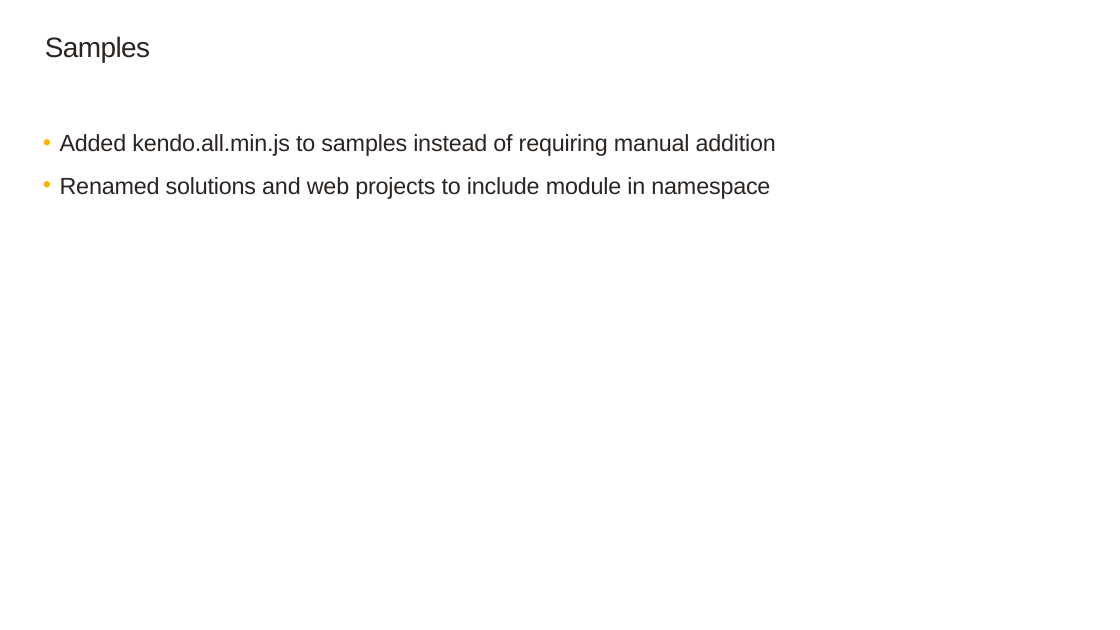
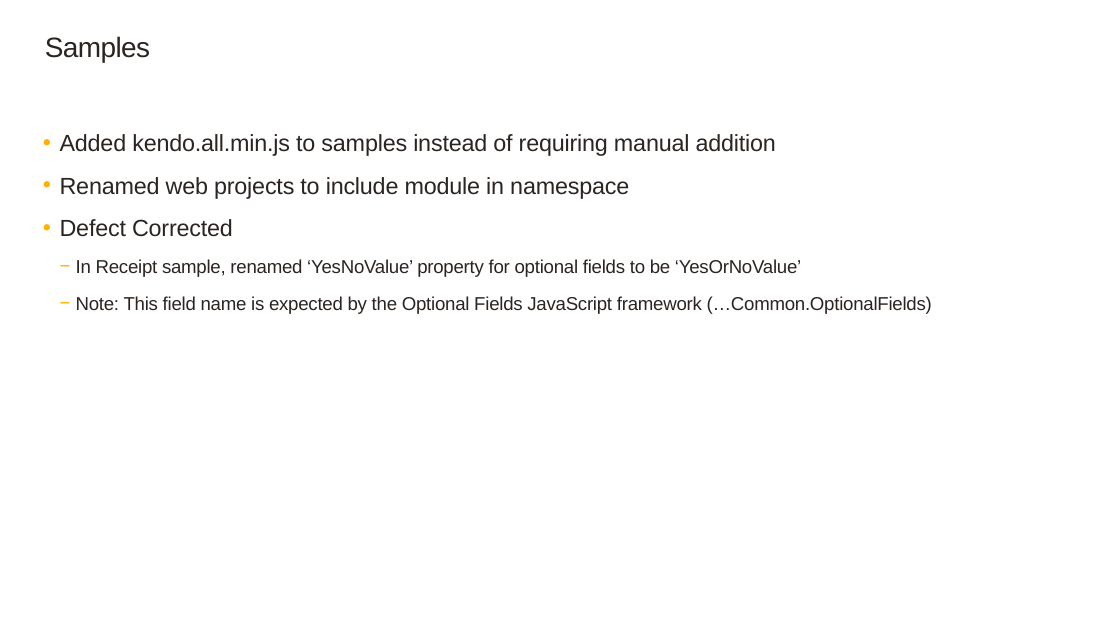
Before and after one commit to SageNADev/Sage300-SDK, a slide deck: slide 10 of docs/presentations/Sage300SDK_2019WebSDKOverview.pptx (slide 5 before the commit). Drawn at 1120x630 pixels with LibreOffice and Linux fonts; fonts in the diff are those of the drawing; background and template pictures are left out. Boxes give left, top, right and bottom in pixels: in the first picture for what was removed or moved away, otherwise in the second. Text is boxed around its words. In the diff, an @@ line names an element or a change of style, - is before the commit and + after.

```diff
--- a/docs/presentations/Sage300SDK_2019WebSDKOverview.pptx
+++ b/docs/presentations/Sage300SDK_2019WebSDKOverview.pptx
@@ text at (60, 177, 932, 314): text changed; size 20 to 16 pt @@
-  • Renamed solutions and web projects to include module in namespace
+  • Renamed web projects to include module in namespace
+  • Defect Corrected
+    − In Receipt sample, renamed ‘YesNoValue’ property for optional fields to be ‘YesOrNoValue’
+    − Note: This field name is expected by the Optional Fields JavaScript framework (…Common.OptionalFields)
```
Also in this commit, not shown: 4 other slides changed, 3 slides added, 3 other files.
